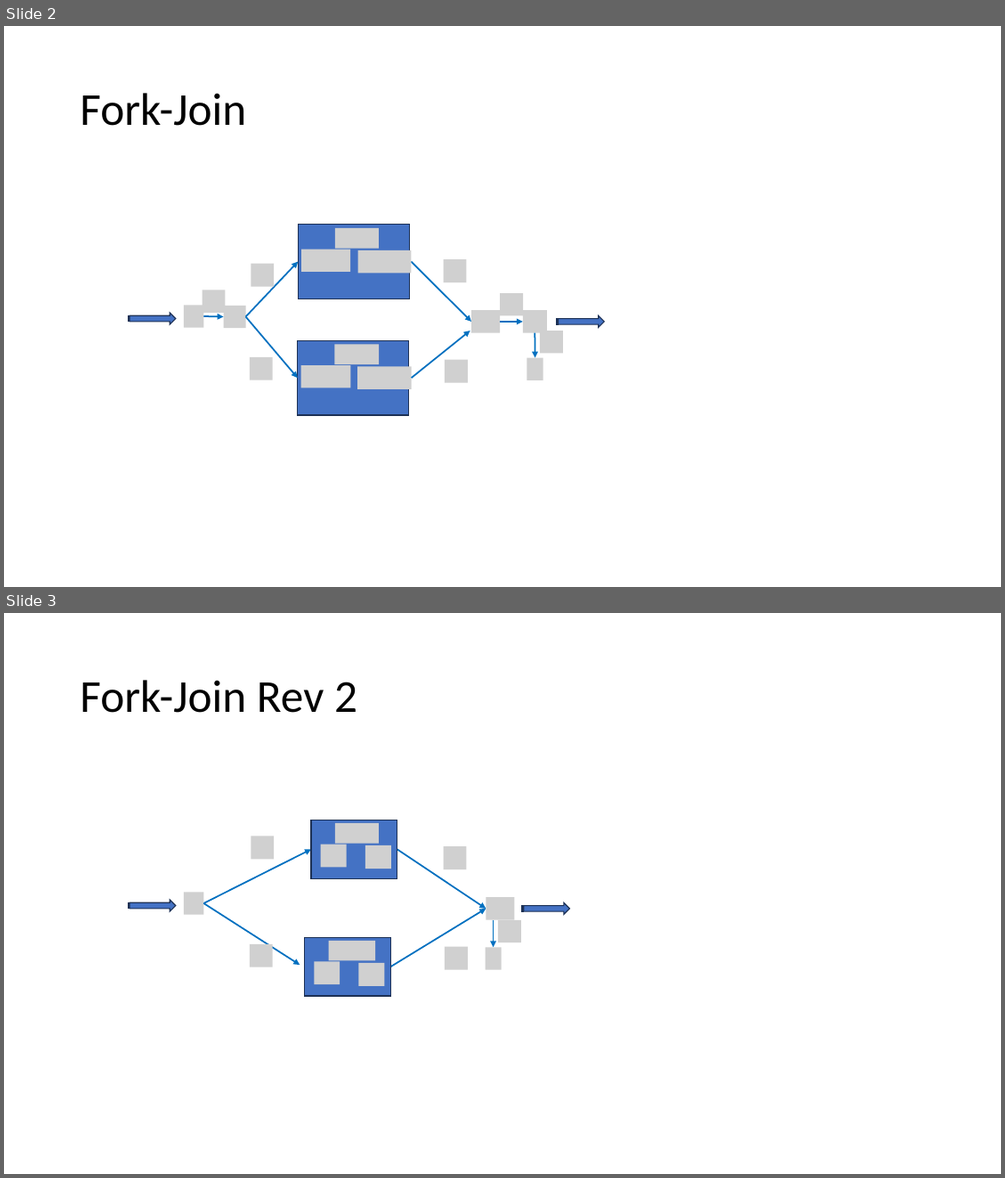
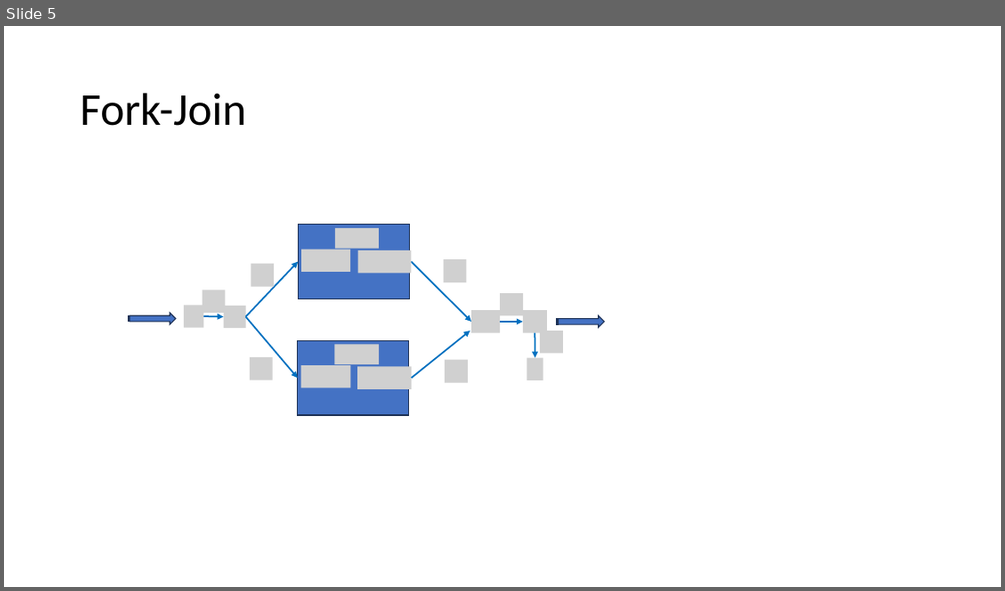
Before and after one commit to joseph-hellerstein/linear_reaction_networks, a slide deck: docs/figures.pptx. Shown one above the other, each under a label of ours: slides 2 and 3 before the commit, slide 5 after it. The pictures are 1005x1178 and 1005x591 pixels, drawn with LibreOffice and Linux fonts; fonts in the diff are those of the drawing; grey boxes stand for pictures. Boxes give left, top, right and bottom in pixels: in the first picture for what was removed or moved away, otherwise in the second. Text is boxed around its words. In the diff, an @@ line names an element or a change of style, - is before the commit and + after.

```diff
--- a/docs/figures.pptx
+++ b/docs/figures.pptx
@@ slide 3 removed at [4,613,1001,1174], background #FFFFFF @@
@@ title removed at [80,680,357,713] @@
-Fork-Join Rev 2
@@ arrow removed from (203, 903) to (311, 850) @@
@@ picture removed at [251,835,274,859] @@
@@ group removed at [311,820,397,878]: 3 pictures, 1 rectangle @@
@@ arrow removed from (397, 850) to (485, 908) @@
@@ picture removed at [444,846,467,869] @@
@@ striped right arrow removed at [128,900,176,911] @@
@@ picture removed at [184,892,203,915] @@
@@ arrow removed from (203, 903) to (300, 965) @@
@@ picture removed at [485,897,514,919] @@
@@ striped right arrow removed at [521,902,569,915] @@
@@ arrow removed from (390, 966) to (485, 908) @@
@@ arrow removed from (493, 919) to (493, 948) @@
@@ picture removed at [498,919,521,942] @@
@@ picture removed at [250,944,273,967] @@
@@ picture removed at [445,947,468,970] @@
@@ picture removed at [485,948,502,970] @@
@@ group removed at [305,938,390,996]: 3 pictures, 1 rectangle @@
@@ what was slide 2 is now slide 5 @@
```
Also in this commit, not shown: 2 slides added, 2 other files.
